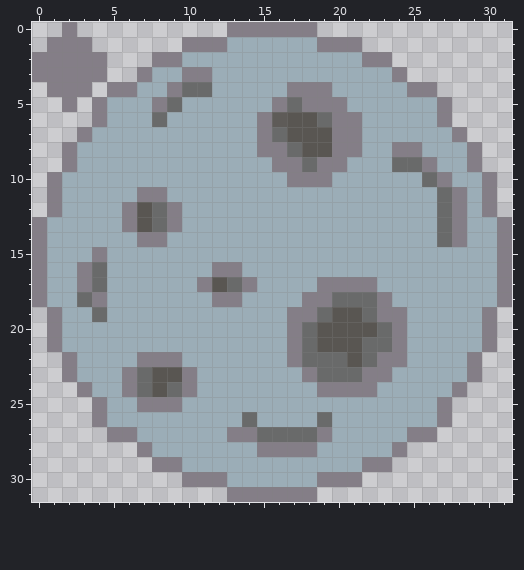
A pixel-art sprite gets an edit: Assets/Asteroid.png. This is how it looked before the edit.
The file is 32x32 pixels. Colours within 5 levels of each other are drawn and written as one.
New version:
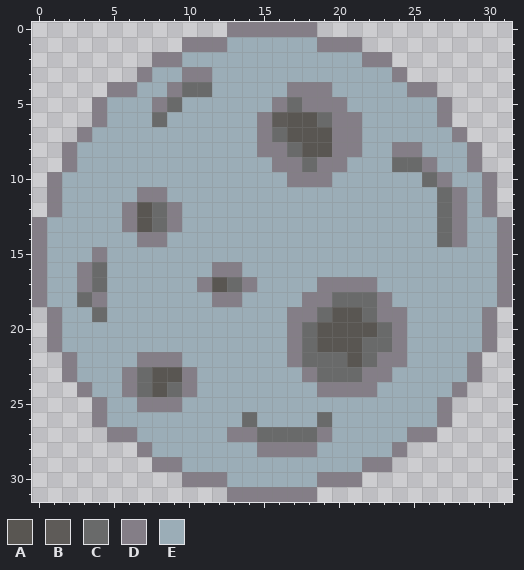
Palette (. is transparent): A #595652  B #5e5b58  C #696a6a  D #847e87  E #9badb7
The commit says: Asteroids and cleaned code
The exact change:
@@ x 0..6 @@
- 0 ..D....
- 1 .DDD...
- 2 DDDDD..
- 3 DDDDD..
- 4 .DDD.DD
- 5 ..D.DEE
+ 0 .......
+ 1 .......
+ 2 .......
+ 3 .......
+ 4 .....DD
+ 5 ....DEE
  6 ....DEE
Changed places in both pictures, as pixel boxes (x1, y1, x2, y2):
erased: (32, 22, 107, 112)
